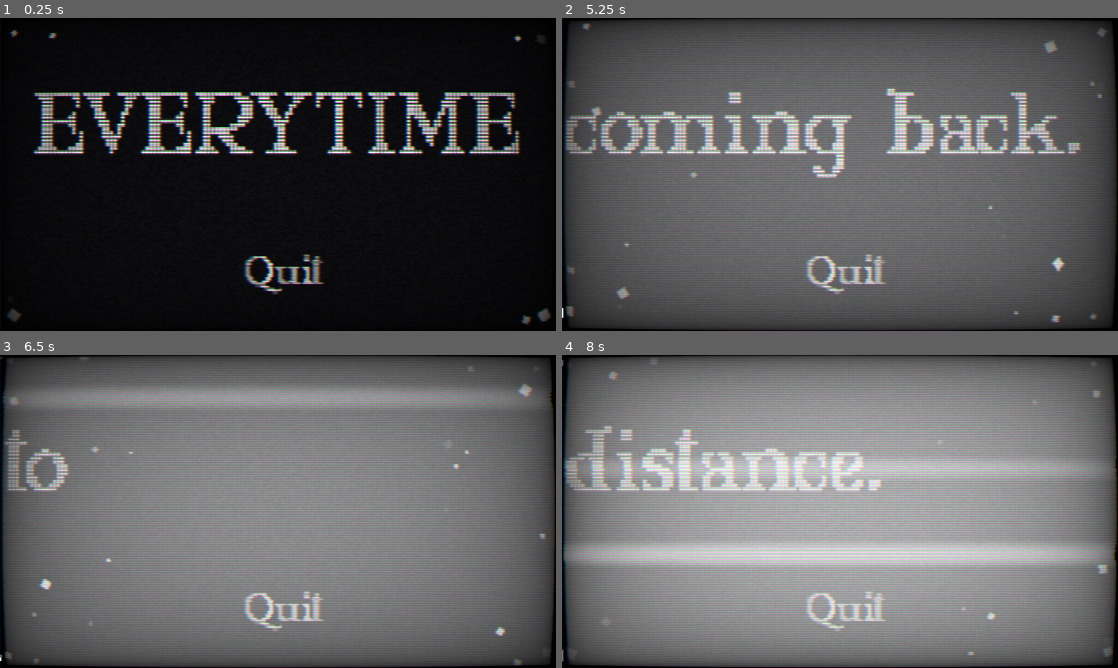
Above: before the commit, frames 1-4 (two rows, left to right).
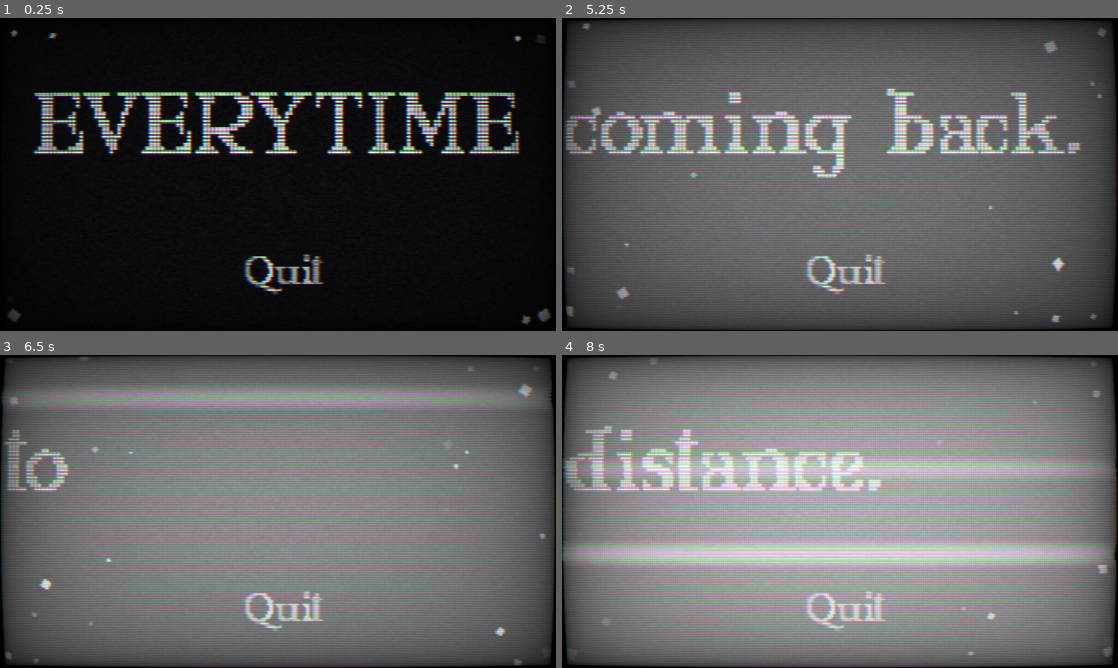
Above: after the commit, the same moments.

Repository: hasapupu/Everytime
Game: Godot game, scene res://nodes/game_manager.tscn
Two runs of this game, one before a commit and one after it. Both use one fixed random seed, a clock stepped at 60 frames per second and the inputs below.
Inputs (mouse positions are in pixels of both pictures, inside the frame that each line leads up to):
- Up to frame 1 (0.25 s): no input
- Up to frame 2 (5.25 s): click "EVERYTIME" at 0.5 s; click "Every tim" at 1.25 s; click "Every time..." at 2 s; click "Yo" at 2.75 s; click "com" at 3.5 s; click "coming back." at 4.25 s; move the mouse to (962, 158) at 5.02 s
- Up to frame 3 (6.5 s): click "I alwa" at 5.75 s
- Up to frame 4 (8 s): click "to" at 6.5 s; click "di" at 7.25 s

The runs differ from the first frame. In frame 2, 0.1% of the frame differs, in the area x 0-1%, y 11-96%; in frame 3, 0.2%; in frame 4, 0.4%, in the area x 0-2%, y 1-98%.

Commit message:
room switching implemented

Diff:
--- a/nodes/game_manager.tscn
+++ b/nodes/game_manager.tscn
@@ -43,7 +43,6 @@
 
 [node name="ColorRect" type="ColorRect" parent="CanvasLayer"]
 material = SubResource("ShaderMaterial_arjyp")
-offset_left = 1.0
 offset_right = 480.0
 offset_bottom = 270.0
 mouse_filter = 2
--- /dev/null
+++ b/nodes/hubButton.tscn
@@ -0,0 +1,32 @@
+[gd_scene load_steps=6 format=3 uid="uid://cy8wprqxedypy"]
+
+[ext_resource type="Texture2D" uid="uid://b1njlmmuubhbk" path="res://backgrounds/yDefault1.png" id="1_l12yw"]
+[ext_resource type="FontFile" uid="uid://rlcvbpqcdfbm" path="res://fonts/MARYJCA_.ttf" id="2_76pu0"]
+[ext_resource type="Script" path="res://nodes/stageSelectUI.gd" id="3_s5pyn"]
+
+[sub_resource type="StyleBoxFlat" id="StyleBoxFlat_v60kl"]
+bg_color = Color(1, 1, 1, 1)
+
+[sub_resource type="StyleBoxFlat" id="StyleBoxFlat_ovlw2"]
+
+[node name="Sprite2D" type="Sprite2D"]
+scale = Vector2(0.2, 0.2)
+texture = ExtResource("1_l12yw")
+
+[node name="Button2" type="Button" parent="."]
+show_behind_parent = true
+offset_left = -240.0
+offset_top = 55.0
+offset_right = 240.0
+offset_bottom = 135.0
+theme_override_colors/font_color = Color(1, 1, 1, 1)
+theme_override_fonts/font = ExtResource("2_76pu0")
+theme_override_font_sizes/font_size = 44
+theme_override_styles/normal = SubResource("StyleBoxFlat_v60kl")
+theme_override_styles/hover = SubResource("StyleBoxFlat_ovlw2")
+script = ExtResource("3_s5pyn")
+uName = "hubScene"
+scenePath = "res://nodes/yScene.tscn"
+metadata/_edit_use_anchors_ = true
+
+[connection signal="button_down" from="Button2" to="Button2" method="_on_button_down"]
--- a/nodes/hubEvents.gd
+++ b/nodes/hubEvents.gd
@@ -1,4 +1,4 @@
 extends events
 
 func _ready():
-    contents = [event.new(50,{"You're still here?":0.5,"What do you want from me?":1,"Will you leave if I give you your own dimiension?":2,"Well you better, cuz I'm done entertaining you!": 0.5},load("res://sfx/yVoice.wav"),0.07,load("res://fonts/MARYJO__.ttf"),[])]
+    contents = [event.new(30,{"You're still here?":0.5,"What do you want from me?":1,"Will you leave if I give you your own dimiension?":2,"Well you better, cuz I'm done entertaining you!": 0.5},load("res://sfx/yVoice.wav"),0.07,load("res://fonts/MARYJO__.ttf"),[],"res://nodes/planetButton.tscn")]
--- a/nodes/mainMenu.tscn
+++ b/nodes/mainMenu.tscn
@@ -156,7 +156,6 @@
 
 [node name="fade" type="ColorRect" parent="."]
 layout_mode = 0
-offset_left = 1.0
 offset_top = -22.0
 offset_right = 480.0
 offset_bottom = 296.0
--- /dev/null
+++ b/nodes/planetButton.tscn
@@ -0,0 +1,32 @@
+[gd_scene load_steps=6 format=3 uid="uid://vgrpqu0vfvag"]
+
+[ext_resource type="Texture2D" uid="uid://36oh78i677x2" path="res://backgrounds/whiteDimension.png" id="1_5uy0r"]
+[ext_resource type="FontFile" uid="uid://rlcvbpqcdfbm" path="res://fonts/MARYJCA_.ttf" id="2_2qx7w"]
+[ext_resource type="Script" path="res://nodes/stageSelectUI.gd" id="3_ih433"]
+
+[sub_resource type="StyleBoxFlat" id="StyleBoxFlat_v60kl"]
+bg_color = Color(1, 1, 1, 1)
+
+[sub_resource type="StyleBoxFlat" id="StyleBoxFlat_ovlw2"]
+
+[node name="Sprite2D" type="Sprite2D"]
+scale = Vector2(0.2, 0.2)
+texture = ExtResource("1_5uy0r")
+
+[node name="Button2" type="Button" parent="."]
+show_behind_parent = true
+offset_left = -240.0
+offset_top = 55.0
+offset_right = 240.0
+offset_bottom = 135.0
+theme_override_colors/font_color = Color(1, 1, 1, 1)
+theme_override_fonts/font = ExtResource("2_2qx7w")
+theme_override_font_sizes/font_size = 44
+theme_override_styles/normal = SubResource("StyleBoxFlat_v60kl")
+theme_override_styles/hover = SubResource("StyleBoxFlat_ovlw2")
+script = ExtResource("3_ih433")
+uName = "planetView"
+scenePath = "res://nodes/planetScene.tscn"
+metadata/_edit_use_anchors_ = true
+
+[connection signal="button_down" from="Button2" to="Button2" method="_on_button_down"]
--- /dev/null
+++ b/nodes/planetScene.tscn
@@ -0,0 +1,19 @@
+[gd_scene load_steps=5 format=3 uid="uid://c2fuvds4mky32"]
+
+[ext_resource type="Texture2D" uid="uid://36oh78i677x2" path="res://backgrounds/whiteDimension.png" id="1_jwx8f"]
+[ext_resource type="Script" path="res://scripts/backGroundSprite.gd" id="2_4tf00"]
+[ext_resource type="PackedScene" uid="uid://cv8ja16cikwfa" path="res://nodes/clock.tscn" id="3_heim7"]
+[ext_resource type="Script" path="res://scripts/events.gd" id="4_7lysq"]
+
+[node name="Sprite2D" type="Sprite2D"]
+position = Vector2(240, 135)
+texture = ExtResource("1_jwx8f")
+script = ExtResource("2_4tf00")
+tOne = ExtResource("1_jwx8f")
+tTwo = ExtResource("1_jwx8f")
+unitName = "planetView"
+
+[node name="clock" parent="." instance=ExtResource("3_heim7")]
+
+[node name="events" type="Node" parent="."]
+script = ExtResource("4_7lysq")
--- a/nodes/sceneEnv.tscn
+++ b/nodes/sceneEnv.tscn
@@ -20,3 +20,18 @@
 bbcode_enabled = true
 
 [node name="stageSelectNode" type="Node2D" parent="backGround"]
+
+[node name="Sprite2D" type="Node2D" parent="backGround/stageSelectNode"]
+position = Vector2(48, 41)
+
+[node name="Sprite2D2" type="Node2D" parent="backGround/stageSelectNode"]
+position = Vector2(145, 41)
+
+[node name="Sprite2D3" type="Node2D" parent="backGround/stageSelectNode"]
+position = Vector2(242, 41)
+
+[node name="Sprite2D4" type="Node2D" parent="backGround/stageSelectNode"]
+position = Vector2(337, 41)
+
+[node name="Sprite2D5" type="Node2D" parent="backGround/stageSelectNode"]
+position = Vector2(432, 41)
--- /dev/null
+++ b/nodes/stageSelectUI.gd
@@ -0,0 +1,9 @@
+extends Button
+
+@export var uName: String
+@export var scenePath: String
+@onready var papa: daddyMaster = get_tree().root.get_node("gameManager")
+
+func _on_button_down():
+    if papa.currentRoomName != uName:
+        papa.loadScene(scenePath)
--- /dev/null
+++ b/nodes/yButton.tscn
@@ -0,0 +1,7 @@
+[gd_scene load_steps=2 format=3 uid="uid://cy32vbsjpnbkn"]
+
+[ext_resource type="Texture2D" uid="uid://b1njlmmuubhbk" path="res://backgrounds/yDefault1.png" id="1_0xkuv"]
+
+[node name="Sprite2D" type="Sprite2D"]
+scale = Vector2(0.2, 0.2)
+texture = ExtResource("1_0xkuv")
--- a/scripts/backGroundSprite.gd
+++ b/scripts/backGroundSprite.gd
@@ -11,6 +11,7 @@
 func _ready():
 	papito = get_tree().root.get_node("gameManager")
 	papito.squiggle.connect(_change_sprite)
+	papito.currentRoomName = unitName
 	if papito.eventIndexes.has(unitName) == false:
 		papito.eventIndexes[unitName] = 0
 	myTime.tick.connect(checkForEvent)
@@ -32,4 +33,6 @@
 			if myEvents.contents[papito.eventIndexes[unitName]].replacingSprites.size() > 0:
 				tOne = myEvents.contents[papito.eventIndexes[unitName]].replacingSprites[0]
 				tTwo = myEvents.contents[papito.eventIndexes[unitName]].replacingSprites[1]
+			if myEvents.contents[papito.eventIndexes[unitName]].buttonAddPath != "":
+				papito.addButton(myEvents.contents[papito.eventIndexes[unitName]].buttonAddPath)
 			papito.eventIndexes[unitName] += 1
--- a/scripts/changeEvent.gd
+++ b/scripts/changeEvent.gd
@@ -6,11 +6,13 @@
 var dialogueDelay: float
 var dialogueFont: FontFile
 var replacingSprites: Array
+var buttonAddPath: String
 
-func _init(initTime: int,initText:Dictionary,initVoice:AudioStream,initDelay:float,initFont:FontFile,initSprites:Array):
+func _init(initTime: int,initText:Dictionary,initVoice:AudioStream,initDelay:float,initFont:FontFile,initSprites:Array,initButton: String):
     time = initTime
     dialogueText = initText
     dialogueVoice = initVoice
     dialogueDelay = initDelay
     dialogueFont = initFont
     replacingSprites = initSprites
+    buttonAddPath = initButton
--- a/scripts/gameManager.gd
+++ b/scripts/gameManager.gd
@@ -12,6 +12,8 @@
 @onready var mainTime: clockCustom = get_node("clock")
 var events := []
 var eventIndexes = {}
+var currentRoomName := ""
+var buttons := []
 
 func playSfx(sfx: AudioStream):
 	sfxManager.stream_paused = false
@@ -38,7 +40,8 @@
 	loadedScene.add_child(loadedSceneNoEnv)
 	loadScene("res://nodes/yScene.tscn")
 	await get_tree().create_timer(1).timeout
-	_print({"You're back?": 0.7,"What, was staring into the white void so boring you'd rather talk to me instead?": 0.7,"To be honest, I can't relate.": 1},load("res://sfx/yVoice.wav"),0.07,load("res://fonts/MARYJO__.ttf"))
+	_print({"You're back?": 0.7,"What, was staring into the white void so boring you'd rather talk to me instead?": 0.7,"Can't relate.": 1},load("res://sfx/yVoice.wav"),0.07,load("res://fonts/MARYJO__.ttf"))
+	addButton("res://nodes/hubButton.tscn")
 
 func _on_timer_timeout():
 	squiggle.emit()
@@ -56,3 +59,7 @@
 	mainTextbox.get_parent().visible = false
 
 #func checkForEvent
+func addButton(path: String):
+	var tempB = load(path).instantiate()
+	plUINode.get_children()[buttons.size()].add_child(tempB)
+	buttons.append(tempB)
Binary file added: backgrounds/whiteDimension.png
Not shown, added: backgrounds/whiteDimension.png.import
